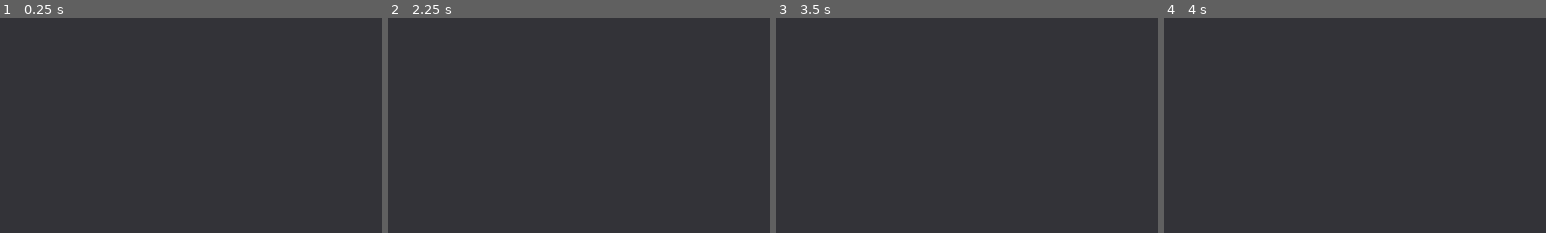
Above: before the commit, frames 1-4 (left to right).
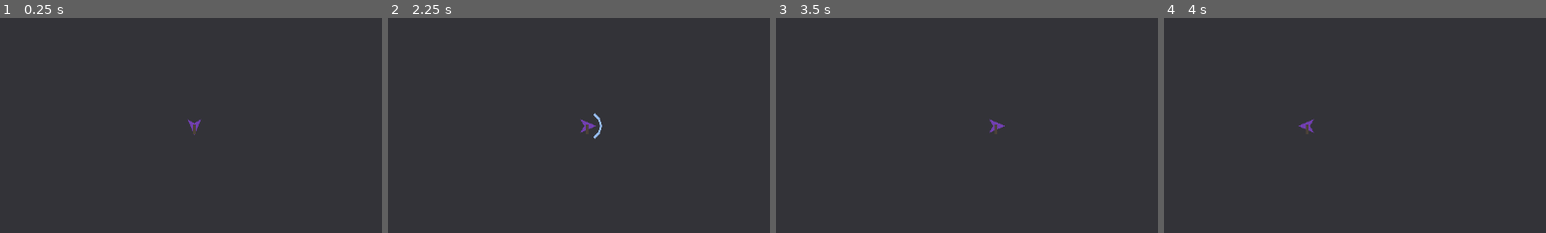
Above: after the commit, the same moments.

Repository: KrisUni/the-shattering
Game: Godot game, scene res://scenes/areas/dungeons/dungeons.tscn
Same seed, same stepped clock (60 frames per second), same inputs: the game is played once before the commit and once after it. This scene is started directly instead of the project's main scene.
Inputs (mouse positions are % of the whole screen's width and height, from its top left):
- Up to frame 1 (0.25 s): no input
- Up to frame 2 (2.25 s): tap Enter at 0.5, 2 s; move the mouse to (72, 44) at 0.52 s; hold D (move_right) 0.53-1.25 s; hold Right mouse button (attack_heavy) 0.53-1.25 s; click (72, 44) at 0.67 s; tap F (jump) at 0.77 s; tap Space (roll) at 1.25 s; drag from (30, 54) to (50, 49) at 1.27 s; move the mouse to (60, 27) at 2.02 s; hold D (move_right) from 2.03 s (still down); hold Shift (block) from 2.03 s (still down)
- Up to frame 3 (3.5 s): release D (move_right) at 2.75 s; release Shift (block) at 2.75 s; drag from (45, 70) to (50, 99) at 2.77 s
- Up to frame 4 (4 s): tap Space (roll) at 3.5 s; move the mouse to (80, 65) at 3.52 s; hold A (move_left) from 3.53 s (still down); hold R (interact) from 3.53 s (still down); tap F (jump) at 3.77 s
The pictures show only the part of the screen within x 25-75%, y 24-74%; the shares and areas given below are measured in that part.

The runs differ from the first frame. In frame 1, 0.1% of the frame differs, in the area x 49-53%, y 47-55%; in frame 2, 0.2%, in the area x 50-57%, y 44-57%; in frame 3, 0.1%; in frame 4, 0.1%.

Commit message:
Draw Almos above the Dungeons Rooms and fix review findings (#55)
Co-Authored-By: Claude Sonnet 5.5 <noreply@anthropic.com>
Claude-Session: https://claude.ai/code/session_0172KUwcycgL1awAjUP6skDu

Diff:
--- a/scenes/areas/dungeons/cave.tscn
+++ b/scenes/areas/dungeons/cave.tscn
@@ -67,6 +67,8 @@
 rotation = 1.5707964
 
 [node name="Label" parent="ToCatacombs" index="2"]
+offset_top = -100.0
+offset_bottom = -80.0
 rotation = -1.5707964
 text = "To the Catacombs"
 
--- a/scripts/rooms/dungeons_building.gd
+++ b/scripts/rooms/dungeons_building.gd
@@ -37,6 +37,8 @@
 		var new_room := scene.instantiate() as Room
 		new_room.name = id
 		add_child(new_room)
+		# Before Almos, the camera and the HUD, so that the Room's floor is drawn under them.
+		move_child(new_room, index)
 		new_room.position = Vector2(index % COLUMNS, index / COLUMNS) * (new_room.size + Vector2(GAP, GAP))
 		index += 1
 	for id in graph.rooms:
@@ -57,7 +59,7 @@
 
 # The exit named "<room>/<exit>", or null if the Dungeons has none.
 func _exit_at(exit_id: String) -> RoomExit:
-	var built := room(StringName(exit_id.get_slice("/", 0)))
+	var built := room(RoomGraph.room_of_exit(exit_id))
 	if built == null:
 		return null
-	return built.get_node_or_null("Exits/%s" % exit_id.get_slice("/", 1)) as RoomExit
+	return built.get_node_or_null("Exits/%s" % RoomGraph.exit_name_of(exit_id)) as RoomExit
--- a/scripts/rooms/room_graph.gd
+++ b/scripts/rooms/room_graph.gd
@@ -18,8 +18,8 @@
 func exits_of(room: StringName) -> Array[StringName]:
 	var names: Array[StringName] = []
 	for exit_id in exits:
-		if _room_of(exit_id) == room:
-			names.append(StringName(exit_id.get_slice("/", 1)))
+		if room_of_exit(exit_id) == room:
+			names.append(exit_name_of(exit_id))
 	return names
 
 
@@ -35,7 +35,7 @@
 	var unmatched: Array[String] = []
 	for exit_id in exits:
 		var destination: String = exits[exit_id]
-		var known := rooms.has(_room_of(exit_id)) and rooms.has(_room_of(destination))
+		var known := rooms.has(room_of_exit(exit_id)) and rooms.has(room_of_exit(destination))
 		if not known or exits.get(destination, "") != exit_id:
 			unmatched.append(exit_id)
 	return unmatched
@@ -49,7 +49,7 @@
 	while not to_visit.is_empty():
 		var room: StringName = to_visit.pop_back()
 		for exit_name in exits_of(room):
-			var next := _room_of(destination_of(room, exit_name))
+			var next := room_of_exit(destination_of(room, exit_name))
 			if not reached.has(next):
 				reached[next] = true
 				to_visit.append(next)
@@ -60,6 +60,11 @@
 	return unreachable
 
 
-# The Room an exit named "<room>/<exit>" is in.
-func _room_of(exit_id: String) -> StringName:
+## The Room an exit named "<room>/<exit>" is in.
+static func room_of_exit(exit_id: String) -> StringName:
 	return StringName(exit_id.get_slice("/", 0))
+
+
+## The name an exit named "<room>/<exit>" has in its Room.
+static func exit_name_of(exit_id: String) -> StringName:
+	return StringName(exit_id.get_slice("/", 1))
--- a/test/test_dungeons.gd
+++ b/test/test_dungeons.gd
@@ -51,7 +51,7 @@
 
 # The exit "<room>/<exit>" of the Dungeons.
 func _exit(dungeons: DungeonsBuilding, exit_id: String) -> RoomExit:
-	return dungeons.room(StringName(exit_id.get_slice("/", 0))).get_node("Exits/%s" % exit_id.get_slice("/", 1)) as RoomExit
+	return dungeons.room(RoomGraph.room_of_exit(exit_id)).get_node("Exits/%s" % RoomGraph.exit_name_of(exit_id)) as RoomExit
 
 
 # The input action that walks from the Entrance of an exit towards the exit.
@@ -69,6 +69,23 @@
 		assert_not_null(dungeons.room(id), "there should be a Room '%s'" % id)
 	var rooms := dungeons.get_children().filter(func(child: Node) -> bool: return child is Room)
 	assert_eq(rooms.size(), _graph.rooms.size(), "there should be no Rooms but the graph's")
+
+
+func test_the_rooms_come_before_almos_the_camera_and_the_hud_so_that_they_are_drawn_over() -> void:
+	var dungeons := _spawn_dungeons()
+
+	_assert_rooms_before_the_rest(dungeons)
+
+
+# Every Room's place among the building's children is before Almos's, the camera's and the HUD's.
+func _assert_rooms_before_the_rest(dungeons: DungeonsBuilding) -> void:
+	var rest: Array[Node] = [dungeons.almos, dungeons.find_child("Camera", false, false), dungeons.find_child("Hud", false, false)]
+	for node in rest:
+		assert_not_null(node, "the Dungeons should have its Almos, Camera and Hud")
+		if node == null:
+			continue
+		for id in _graph.rooms:
+			assert_lt(dungeons.room(id).get_index(), node.get_index(), "'%s' should be drawn under %s" % [id, node.name])
 
 
 func test_every_exit_leads_to_the_exit_the_graph_says() -> void:
--- a/test/test_dungeons_doors.gd
+++ b/test/test_dungeons_doors.gd
@@ -86,6 +86,21 @@
 			assert_eq((labels[0] as Label).text, description["label"])
 
 
+func test_each_doors_label_is_wholly_inside_its_room() -> void:
+	var dungeons := _spawn_dungeons()
+
+	for description in DOORS:
+		var door := _door(dungeons, description)
+		if door == null:
+			fail_test("there should be a door '%s'" % description["name"])
+			continue
+		var label := door.find_children("*", "Label", true, false)[0] as Label
+		# The box the label covers on screen, turned with the door as it is.
+		var covered := label.get_global_transform() * Rect2(Vector2.ZERO, label.size)
+		var room_rect := dungeons.room(description["room"]).get_rect()
+		assert_true(room_rect.encloses(covered), "the label of '%s' (%s) should be inside its Room (%s)" % [description["name"], covered, room_rect])
+
+
 func test_a_door_is_neither_a_doorway_nor_an_exit() -> void:
 	var dungeons := _spawn_dungeons()
 
--- a/test/test_dungeons_hosted.gd
+++ b/test/test_dungeons_hosted.gd
@@ -63,7 +63,7 @@
 	var arrivals: Array[Room] = []
 	dungeons.room_changed.connect(func(room: Room) -> void: arrivals.append(room))
 	var exit_id: String = _graph.exits.keys()[0]
-	var room_exit := dungeons.room(StringName(exit_id.get_slice("/", 0))).get_node("Exits/%s" % exit_id.get_slice("/", 1)) as RoomExit
+	var room_exit := dungeons.room(RoomGraph.room_of_exit(exit_id)).get_node("Exits/%s" % RoomGraph.exit_name_of(exit_id)) as RoomExit
 	var way := (room_exit.global_position - room_exit.entrance.global_position).normalized()
 	var action: StringName
 	if absf(way.x) > absf(way.y):
@@ -82,6 +82,23 @@
 	assert_almost_eq(live.global_position, room_exit.target.entrance.global_position, Vector2(1.0, 1.0), "the given Almos should be at the Entrance of the next Room")
 
 
+func test_the_rooms_stay_before_the_live_almos_the_camera_and_the_hud() -> void:
+	# A live Almos, as the host has one: already in the tree, from another space.
+	var live := (load(ALMOS_PATH) as PackedScene).instantiate() as Almos
+	_view().add_child(live)
+	await wait_physics_frames(1)
+	live.get_parent().remove_child(live)
+	var dungeons := (load(DUNGEONS_PATH) as PackedScene).instantiate() as DungeonsBuilding
+	dungeons.adopt_almos(live)
+	_view().add_child(dungeons)
+
+	assert_eq(dungeons.almos, live)
+	var rest: Array[Node] = [live, dungeons.find_child("Camera", false, false), dungeons.find_child("Hud", false, false)]
+	for node in rest:
+		for id in _graph.rooms:
+			assert_lt(dungeons.room(id).get_index(), node.get_index(), "'%s' should be drawn under %s" % [id, node.name])
+
+
 func test_putting_almos_in_another_room_makes_it_the_current_room() -> void:
 	var dungeons := (load(DUNGEONS_PATH) as PackedScene).instantiate() as DungeonsBuilding
 	_view().add_child(dungeons)
